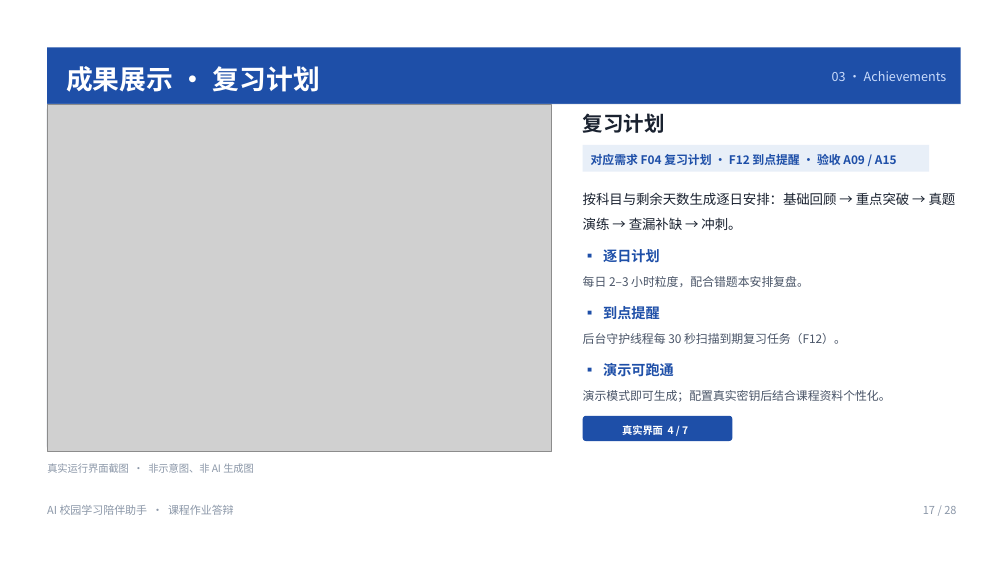
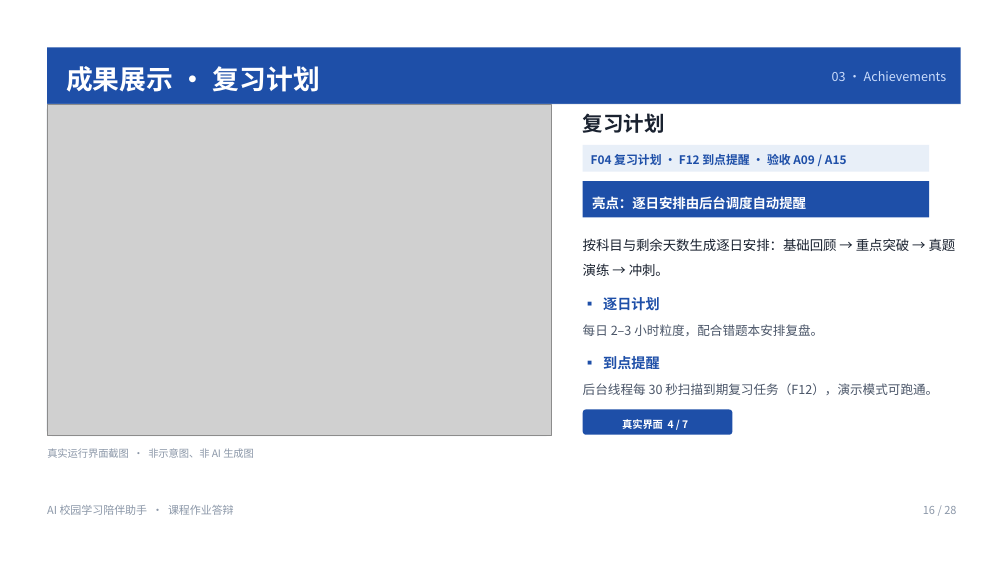
Before and after one commit to kecit33/ai-agent-study, a slide deck: slide 16 of docs/AI校园学习陪伴助手_团队展示与需求分析.pptx (slide 17 before the commit). Drawn at 1008x567 pixels with LibreOffice and Linux fonts; fonts in the diff are those of the drawing; grey boxes stand for pictures. Boxes give left, top, right and bottom in pixels: in the first picture for what was removed or moved away, otherwise in the second. Text is boxed around its words. In the diff, an @@ line names an element or a change of style, - is before the commit and + after.

```diff
--- a/docs/AI校园学习陪伴助手_团队展示与需求分析.pptx
+++ b/docs/AI校园学习陪伴助手_团队展示与需求分析.pptx
@@ picture: place and size @@
-picture at [47, 105, 551, 451]
+picture at [47, 105, 551, 436]
@@ rounded rectangle: place and size @@
-rounded rectangle at [47, 105, 551, 451]
+rounded rectangle at [47, 105, 551, 436]
@@ text at [591, 152, 847, 168]: text changed @@
-对应需求 F04 复习计划 · F12 到点提醒 · 验收 A09 / A15
+F04 复习计划 · F12 到点提醒 · 验收 A09 / A15
@@ rectangle added at [583, 181, 929, 218], fill #1E4FA8 @@
@@ text added at [592, 196, 806, 210], 12.8 pt, text #FFFFFF, bold @@
+亮点：逐日安排由后台调度自动提醒
@@ text at [583, 238, 956, 276]: text changed @@
-按科目与剩余天数生成逐日安排：基础回顾 → 重点突破 → 真题演练 → 查漏补缺 → 冲刺。
+按科目与剩余天数生成逐日安排：基础回顾 → 重点突破 → 真题演练 → 冲刺。
@@ text "▪ 逐日计划": place and size @@
-text "▪ 逐日计划" at [603, 249, 659, 263]
+text "▪ 逐日计划" at [603, 297, 659, 311]
@@ text "每日 2–3 小时粒度，配合错题本安排复盘。": place and size @@
-text "每日 2–3 小时粒度，配合错题本安排复盘。" at [583, 276, 809, 287]
+text "每日 2–3 小时粒度，配合错题本安排复盘。" at [583, 324, 823, 336]
@@ text "每日 2–3 小时粒度，配合错题本安排复盘。" at [583, 324, 823, 336]: size 11.2 to 12 pt @@
@@ text "▪ 到点提醒": place and size @@
-text "▪ 到点提醒" at [603, 306, 659, 319]
+text "▪ 到点提醒" at [603, 356, 659, 369]
@@ text at [583, 383, 938, 395]: text changed; size 11.2 to 12 pt @@
-后台守护线程每 30 秒扫描到期复习任务（F12）。
+后台线程每 30 秒扫描到期复习任务（F12），演示模式可跑通。
@@ text removed at [603, 363, 674, 376] @@
-▪ 演示可跑通
@@ rounded rectangle: place and size @@
-rounded rectangle at [583, 416, 733, 441]
+rounded rectangle at [583, 410, 733, 435]
@@ text removed at [583, 390, 891, 402] @@
-演示模式即可生成；配置真实密钥后结合课程资料个性化。
@@ text "真实界面 4 / 7": place and size @@
-text "真实界面 4 / 7" at [622, 425, 688, 435]
+text "真实界面 4 / 7" at [622, 419, 688, 429]
@@ text "真实运行界面截图 · 非示意图、非 AI 生成图": place and size @@
-text "真实运行界面截图 · 非示意图、非 AI 生成图" at [47, 463, 254, 473]
+text "真实运行界面截图 · 非示意图、非 AI 生成图" at [47, 448, 254, 458]
@@ text at [923, 506, 956, 514]: text changed @@
-17 / 28
+16 / 28
```
Also in this commit, not shown: 18 other slides changed, 3 slides added, 3 slides removed, 28 other files.
